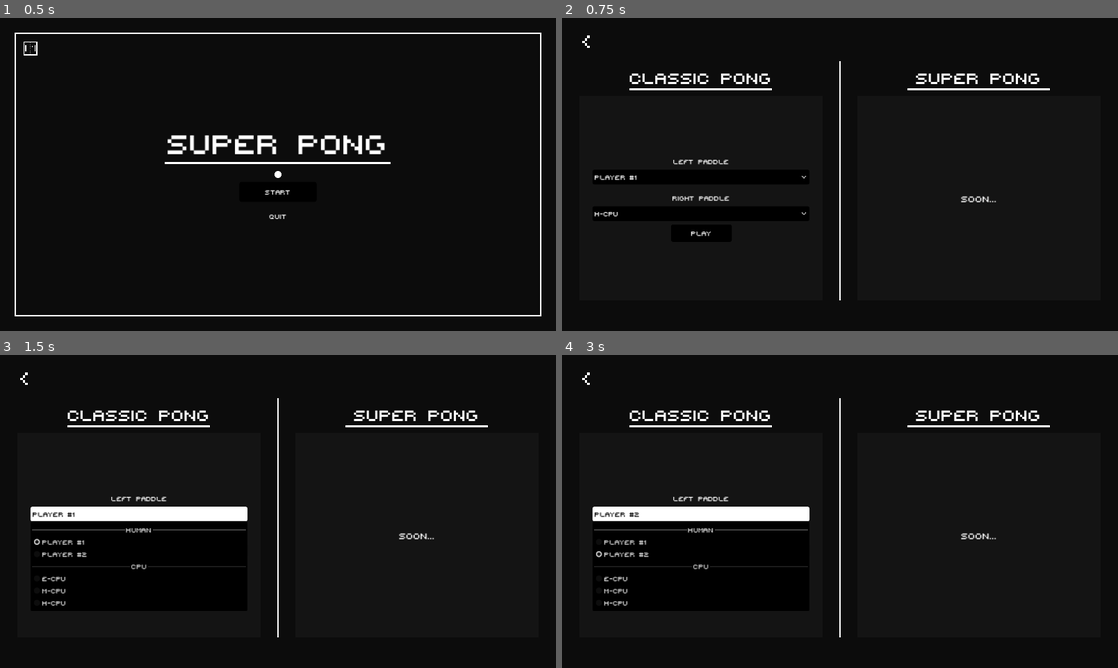
Above: before the commit, frames 1-4 (two rows, left to right).
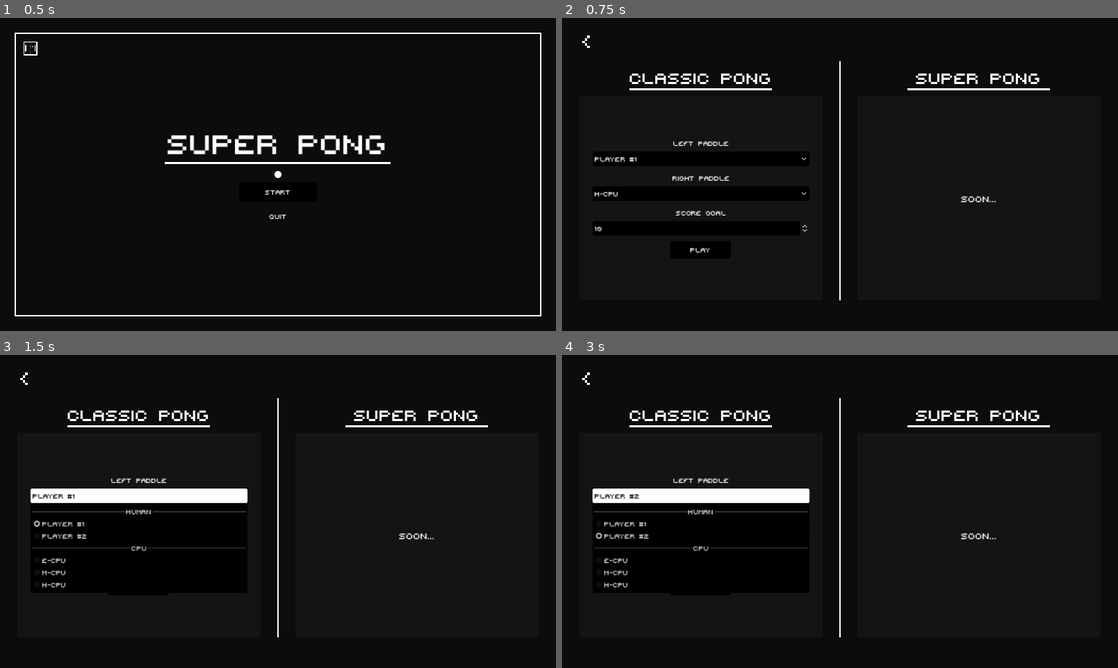
Above: after the commit, the same moments.

Repository: IamFastre/super-pong
Game: Godot game, scene res://scenes/levels/main_menu.tscn
Same seed, same stepped clock (60 frames per second), same inputs: the game is played once before the commit and once after it.
Inputs:
- Up to frame 1 (0.5 s): no input
- Up to frame 2 (0.75 s): click "Start" at 0.5 s
- Up to frame 3 (1.5 s): click "Player #1" at 1.25 s
- Up to frame 4 (3 s): click "H-CPU" at 2 s; click "Player #2" at 2.75 s

Frame 1 is identical in both runs. In frame 2, 0.9% of the frame differs, in the area x 5-45%, y 39-75%; in frame 3, 4.7%; in frame 4, 4.7%, in the area x 5-45%, y 39-81%.

Commit message:
customizable score goal for classic pong

Diff:
--- a/scenes/levels/mode_selector.tscn
+++ b/scenes/levels/mode_selector.tscn
@@ -14,12 +14,13 @@
 
 [sub_resource type="StyleBoxEmpty" id="StyleBoxEmpty_gh2n6"]
 
-[node name="Menu" type="Node" node_paths=PackedStringArray("classic_left_options", "classic_right_options")]
+[node name="Menu" type="Node" node_paths=PackedStringArray("classic_left_options", "classic_right_options", "classic_score_goal")]
 script = ExtResource("1_nrs7d")
 classic_packed_scene = ExtResource("2_335go")
 classic_players_infos = Array[ExtResource("2_mia73")]([ExtResource("3_i2quq"), ExtResource("4_fq63y"), ExtResource("5_p0p7i"), ExtResource("6_2yf2p"), ExtResource("7_juk2u")])
-classic_left_options = NodePath("ModeSelector/Classic/Body/Content/Body/LeftOptions")
-classic_right_options = NodePath("ModeSelector/Classic/Body/Content/Body/RightOptions")
+classic_left_options = NodePath("ModeSelector/Classic/Panel/Control/Body/LeftOptions")
+classic_right_options = NodePath("ModeSelector/Classic/Panel/Control/Body/RightOptions")
+classic_score_goal = NodePath("ModeSelector/Classic/Panel/Control/Body/GoalInput")
 
 [node name="ModeSelector" type="Control" parent="."]
 layout_mode = 3
@@ -69,7 +70,7 @@
 grow_horizontal = 2
 grow_vertical = 0
 
-[node name="Body" type="Panel" parent="ModeSelector/Classic"]
+[node name="Panel" type="Panel" parent="ModeSelector/Classic"]
 layout_mode = 1
 anchors_preset = -1
 anchor_left = 0.5
@@ -83,7 +84,7 @@
 grow_horizontal = 2
 grow_vertical = 2
 
-[node name="Content" type="Control" parent="ModeSelector/Classic/Body"]
+[node name="Control" type="Control" parent="ModeSelector/Classic/Panel"]
 layout_mode = 1
 anchors_preset = 8
 anchor_left = 0.5
@@ -91,65 +92,81 @@
 anchor_right = 0.5
 anchor_bottom = 0.5
 offset_left = -250.0
-offset_top = -100.0
+offset_top = -138.0
 offset_right = 250.0
-offset_bottom = 100.0
-grow_horizontal = 2
-grow_vertical = 2
-
-[node name="Body" type="VBoxContainer" parent="ModeSelector/Classic/Body/Content"]
-layout_mode = 1
-anchors_preset = -1
-anchor_left = 0.5
-anchor_top = 0.36
-anchor_right = 0.5
-anchor_bottom = 0.36
+offset_bottom = 138.0
+grow_horizontal = 2
+grow_vertical = 2
+
+[node name="Body" type="VBoxContainer" parent="ModeSelector/Classic/Panel/Control"]
+layout_mode = 1
+anchors_preset = 8
+anchor_left = 0.5
+anchor_top = 0.5
+anchor_right = 0.5
+anchor_bottom = 0.5
 offset_left = -250.0
-offset_top = -72.0
+offset_top = -138.0
 offset_right = 250.0
-offset_bottom = 72.0
-
-[node name="LeftTitle" type="Label" parent="ModeSelector/Classic/Body/Content/Body"]
+offset_bottom = 82.0
+grow_horizontal = 2
+grow_vertical = 2
+
+[node name="LeftTitle" type="Label" parent="ModeSelector/Classic/Panel/Control/Body"]
 custom_minimum_size = Vector2(0, 30)
 layout_mode = 2
 text = "Left Paddle"
 horizontal_alignment = 1
 vertical_alignment = 1
 
-[node name="LeftOptions" type="OptionButton" parent="ModeSelector/Classic/Body/Content/Body"]
+[node name="LeftOptions" type="OptionButton" parent="ModeSelector/Classic/Panel/Control/Body"]
 custom_minimum_size = Vector2(0, 30)
 layout_mode = 2
 size_flags_horizontal = 3
 
-[node name="EMPTY1" type="Control" parent="ModeSelector/Classic/Body/Content/Body"]
-layout_mode = 2
-
-[node name="Separator1" type="HSeparator" parent="ModeSelector/Classic/Body/Content/Body"]
-layout_mode = 2
-
-[node name="RightTitle" type="Label" parent="ModeSelector/Classic/Body/Content/Body"]
+[node name="Sep1" type="HSeparator" parent="ModeSelector/Classic/Panel/Control/Body"]
+layout_mode = 2
+
+[node name="RightTitle" type="Label" parent="ModeSelector/Classic/Panel/Control/Body"]
 custom_minimum_size = Vector2(0, 30)
 layout_mode = 2
 text = "Right Paddle"
 horizontal_alignment = 1
 vertical_alignment = 1
 
-[node name="RightOptions" type="OptionButton" parent="ModeSelector/Classic/Body/Content/Body"]
+[node name="RightOptions" type="OptionButton" parent="ModeSelector/Classic/Panel/Control/Body"]
 custom_minimum_size = Vector2(0, 30)
 layout_mode = 2
 size_flags_horizontal = 3
 
-[node name="SPButton" parent="ModeSelector/Classic/Body/Content" instance=ExtResource("9_w075v")]
-layout_mode = 1
-anchors_preset = -1
-anchor_left = 0.5
-anchor_top = 0.936
-anchor_right = 0.5
-anchor_bottom = 0.936
-offset_left = -69.0
-offset_top = -27.2
-offset_right = 71.0
-offset_bottom = 12.8
+[node name="Sep2" type="HSeparator" parent="ModeSelector/Classic/Panel/Control/Body"]
+layout_mode = 2
+
+[node name="GoalTitle" type="Label" parent="ModeSelector/Classic/Panel/Control/Body"]
+custom_minimum_size = Vector2(0, 30)
+layout_mode = 2
+text = "Score Goal"
+horizontal_alignment = 1
+vertical_alignment = 1
+
+[node name="GoalInput" type="SpinBox" parent="ModeSelector/Classic/Panel/Control/Body"]
+layout_mode = 2
+min_value = 1.0
+value = 10.0
+
+[node name="SPButton" parent="ModeSelector/Classic/Panel/Control" instance=ExtResource("9_w075v")]
+layout_mode = 1
+anchors_preset = -1
+anchor_left = 0.498
+anchor_top = 0.743
+anchor_right = 0.498
+anchor_bottom = 0.743
+offset_left = -70.0
+offset_top = 30.932
+offset_right = 70.0
+offset_bottom = 70.932
+grow_horizontal = 2
+grow_vertical = 2
 text = "Play"
 
 [node name="Separator" type="ColorRect" parent="ModeSelector"]
@@ -207,7 +224,7 @@
 grow_horizontal = 2
 grow_vertical = 0
 
-[node name="Body" type="Panel" parent="ModeSelector/Super"]
+[node name="Panel" type="Panel" parent="ModeSelector/Super"]
 layout_mode = 1
 anchors_preset = -1
 anchor_left = 0.5
@@ -221,7 +238,7 @@
 grow_horizontal = 2
 grow_vertical = 2
 
-[node name="SoonText" type="Label" parent="ModeSelector/Super/Body"]
+[node name="SoonText" type="Label" parent="ModeSelector/Super/Panel"]
 layout_mode = 1
 anchors_preset = 8
 anchor_left = 0.5
@@ -256,5 +273,5 @@
 flat = true
 expand_icon = true
 
-[connection signal="pressed" from="ModeSelector/Classic/Body/Content/SPButton" to="." method="_on_play_pressed"]
+[connection signal="pressed" from="ModeSelector/Classic/Panel/Control/SPButton" to="." method="_on_play_pressed"]
 [connection signal="pressed" from="ModeSelector/BackButton" to="." method="_on_back_pressed"]
--- a/scenes/levels/scripts/classic_game.gd
+++ b/scenes/levels/scripts/classic_game.gd
@@ -127,7 +127,6 @@
 func _process(_delta:float) -> void:
 	if running and score_goal_met():
 		game_over()
-		print(running)
 
 	left_label.text = str(left_score)
 	right_label.text = str(right_score)
--- a/scenes/levels/scripts/mode_selector.gd
+++ b/scenes/levels/scripts/mode_selector.gd
@@ -3,8 +3,9 @@
 @export_group("Classic", "classic_")
 @export var classic_packed_scene:PackedScene
 @export var classic_players_infos:Array[PlayerInfo] = []
-@export var classic_left_options: OptionButton
-@export var classic_right_options: OptionButton
+@export var classic_left_options:OptionButton
+@export var classic_right_options:OptionButton
+@export var classic_score_goal:SpinBox
 
 @onready var players_options := classic_players_infos
 
@@ -31,6 +32,7 @@
 	var game := classic_packed_scene.instantiate() as ClassicGame
 	game.left_info = get_selected(classic_left_options)
 	game.right_info = get_selected(classic_right_options)
+	game.go_score_goal = int(classic_score_goal.value)
 	SceneManager.switch_to_node(game)
 
 #=====================================================================#
--- a/ui/themes/main.tres
+++ b/ui/themes/main.tres
@@ -1,7 +1,8 @@
-[gd_resource type="Theme" load_steps=10 format=3 uid="uid://6okv6pwxtji0"]
+[gd_resource type="Theme" load_steps=14 format=3 uid="uid://6okv6pwxtji0"]
 
 [ext_resource type="Texture2D" uid="uid://ksnba1r771nk" path="res://ui/assets/dropdown.png" id="1_qpoob"]
 [ext_resource type="FontFile" uid="uid://b5sue0dl0b1fx" path="res://assets/fonts/PIXY.ttf" id="1_ws8su"]
+[ext_resource type="Texture2D" uid="uid://cmdvffbeo1gg7" path="res://ui/assets/updown.png" id="2_5obiv"]
 
 [sub_resource type="StyleBoxFlat" id="StyleBoxFlat_vvu4s"]
 content_margin_left = 5.0
@@ -60,6 +61,36 @@
 corner_radius_bottom_right = 5
 corner_radius_bottom_left = 5
 
+[sub_resource type="StyleBoxFlat" id="StyleBoxFlat_ecllp"]
+draw_center = false
+border_width_bottom = 2
+corner_radius_top_left = 5
+corner_radius_top_right = 5
+corner_radius_bottom_right = 5
+corner_radius_bottom_left = 5
+
+[sub_resource type="StyleBoxFlat" id="StyleBoxFlat_e48p1"]
+content_margin_left = 5.0
+content_margin_top = 5.0
+content_margin_right = 5.0
+content_margin_bottom = 5.0
+bg_color = Color(0, 0, 0, 1)
+corner_radius_top_left = 5
+corner_radius_top_right = 5
+corner_radius_bottom_right = 5
+corner_radius_bottom_left = 5
+
+[sub_resource type="StyleBoxFlat" id="StyleBoxFlat_e0igi"]
+content_margin_left = 5.0
+content_margin_top = 5.0
+content_margin_right = 5.0
+content_margin_bottom = 5.0
+bg_color = Color(0.137255, 0.137255, 0.137255, 1)
+corner_radius_top_left = 5
+corner_radius_top_right = 5
+corner_radius_bottom_right = 5
+corner_radius_bottom_left = 5
+
 [sub_resource type="StyleBoxFlat" id="StyleBoxFlat_j32b6"]
 bg_color = Color(0.0784314, 0.0784314, 0.0784314, 1)
 
@@ -89,7 +120,11 @@
 Button/styles/hover_pressed = SubResource("StyleBoxFlat_vhih7")
 Button/styles/normal = SubResource("StyleBoxFlat_j3sap")
 Button/styles/pressed = SubResource("StyleBoxFlat_vhih7")
+LineEdit/styles/focus = SubResource("StyleBoxFlat_ecllp")
+LineEdit/styles/normal = SubResource("StyleBoxFlat_e48p1")
+LineEdit/styles/read_only = SubResource("StyleBoxFlat_e0igi")
 OptionButton/constants/arrow_margin = 6
 OptionButton/icons/arrow = ExtResource("1_qpoob")
 Panel/styles/panel = SubResource("StyleBoxFlat_j32b6")
 PopupMenu/styles/panel = SubResource("StyleBoxFlat_t6jlw")
+SpinBox/icons/updown = ExtResource("2_5obiv")
Binary file added: ui/assets/updown.png
Not shown, added: ui/assets/updown.png.import
